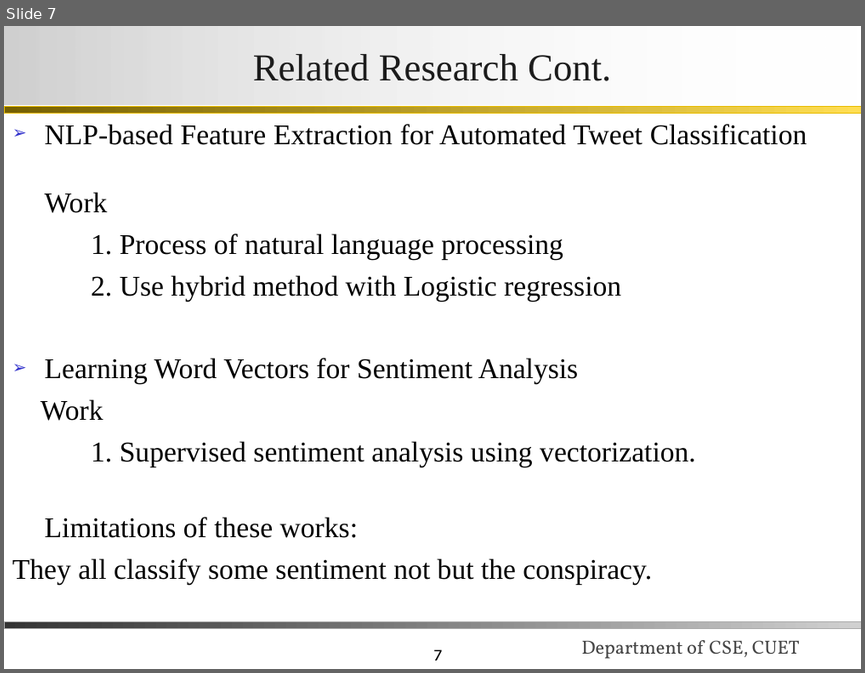
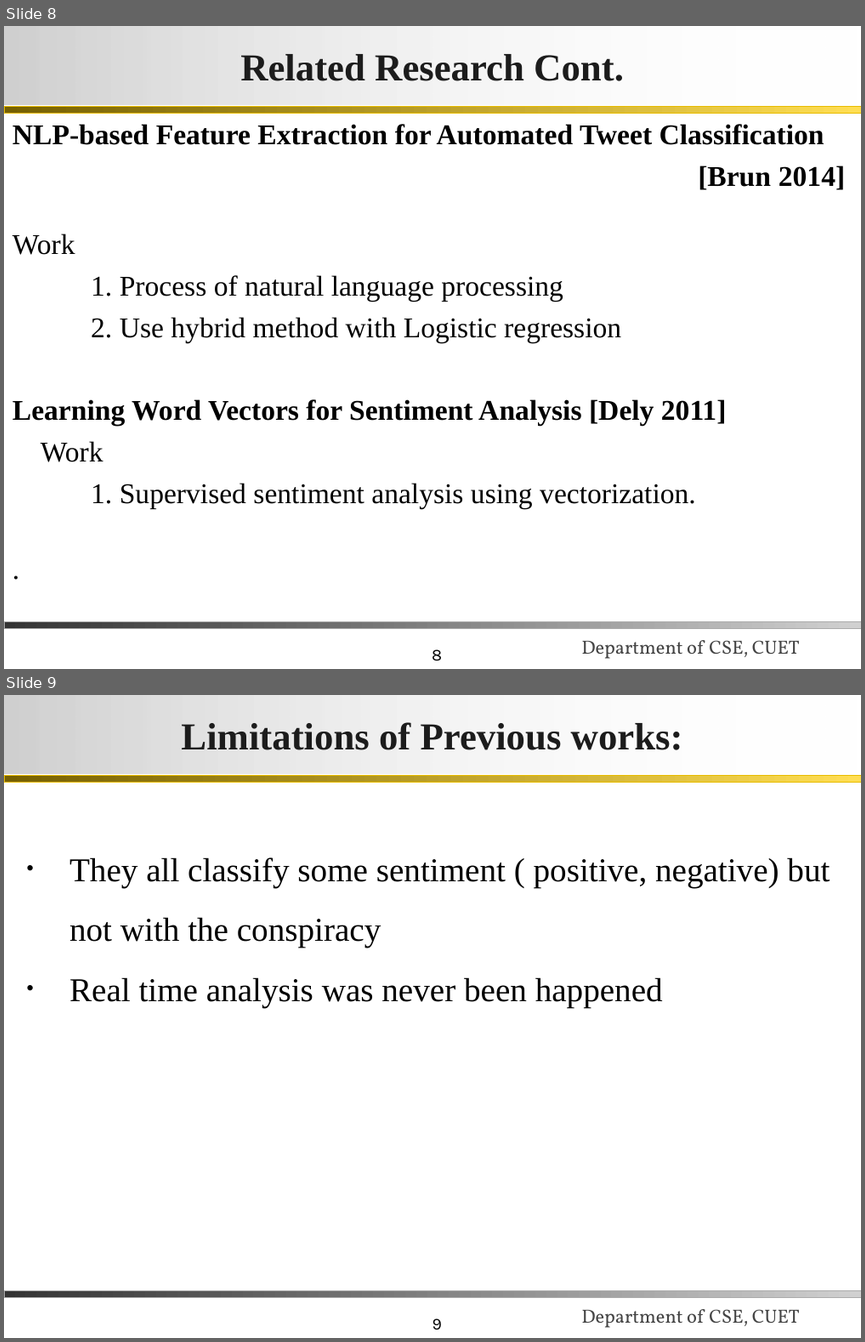
Before and after one commit to iRaM-sAgOr/email_data, a slide deck: myReport/final_presentation.ppt. Shown one above the other, each under a label of ours: slide 7 before the commit, slides 8 and 9 after it. The pictures are 865x673 and 865x1342 pixels, drawn with LibreOffice and Linux fonts; fonts in the diff are those of the drawing; background and template pictures are left out. Boxes give left, top, right and bottom in pixels: in the first picture for what was removed or moved away, otherwise in the second. Text is boxed around its words. In the diff, an @@ line names an element or a change of style, - is before the commit and + after.

```diff
--- a/myReport/final_presentation.ppt
+++ b/myReport/final_presentation.ppt
@@ slide 9 added at bbox=[4, 695, 861, 1338], background #FFFFFF; not listed: 4 template elements that a slide beside it also shows @@
@@ title added at bbox=[4, 695, 861, 773], fill gradient #D0D0D0 to #FFFFFF, 32 pt, text #1C1C1C, bold @@
+Limitations of Previous works:
@@ text added at bbox=[69, 857, 829, 1007], 28 pt, text #000000 @@
+• They all classify some sentiment ( positive, negative) but not with the conspiracy
+• Real time analysis was never been happened
@@ what was slide 7 is now slide 8 @@
@@ slide 8 changed as well @@
@@ title "Related Research Cont." at bbox=[4, 26, 861, 104]: bold on @@
@@ text at bbox=[12, 124, 845, 255]: text changed; bold on @@
-➢ NLP-based Feature Extraction for Automated Tweet Classification
-  Work
+NLP-based Feature Extraction for Automated Tweet Classification
+[Brun 2014]
+Work
@@ text at bbox=[41, 275, 696, 508]: indent changed @@
@@ text at bbox=[12, 399, 726, 426]: text changed; bold on @@
-➢ Learning Word Vectors for Sentiment Analysis
+Learning Word Vectors for Sentiment Analysis [Dely 2011]
@@ text at bbox=[12, 516, 652, 584]: text changed @@
-Limitations of these works:
-They all classify some sentiment not but the conspiracy.
+.
@@ page number at bbox=[432, 649, 442, 661]: text changed @@
-7
+8
```
Also in this commit, not shown: 21 other slides changed, 2 other slides added, 1 slide removed, 9 other files.
